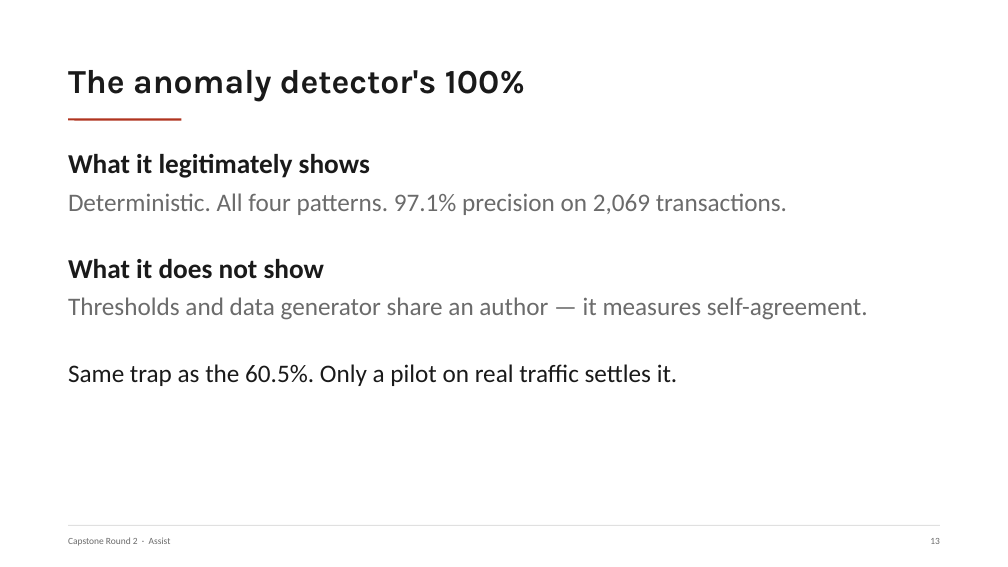
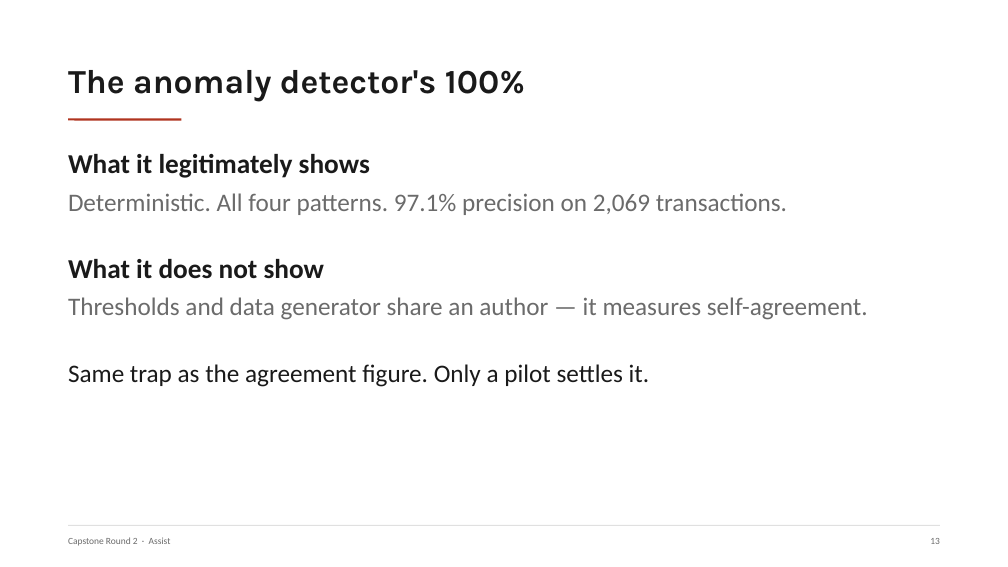
Before and after one commit to nyelugo/PROJECT-Capstone-AI-Consulting, a slide deck: slide 14 of presentation.pptx. Drawn at 1008x567 pixels with LibreOffice and Linux fonts; fonts in the diff are those of the drawing. Boxes give left, top, right and bottom in pixels: in the first picture for what was removed or moved away, otherwise in the second. Text is boxed around its words. In the diff, an @@ line names an element or a change of style, - is before the commit and + after.

```diff
--- a/presentation.pptx
+++ b/presentation.pptx
@@ text at bbox=[68, 364, 650, 387]: text changed @@
-Same trap as the 60.5%. Only a pilot on real traffic settles it.
+Same trap as the agreement figure. Only a pilot settles it.
```
Also in this commit, not shown: 1 other slide changed, 11 other files.
